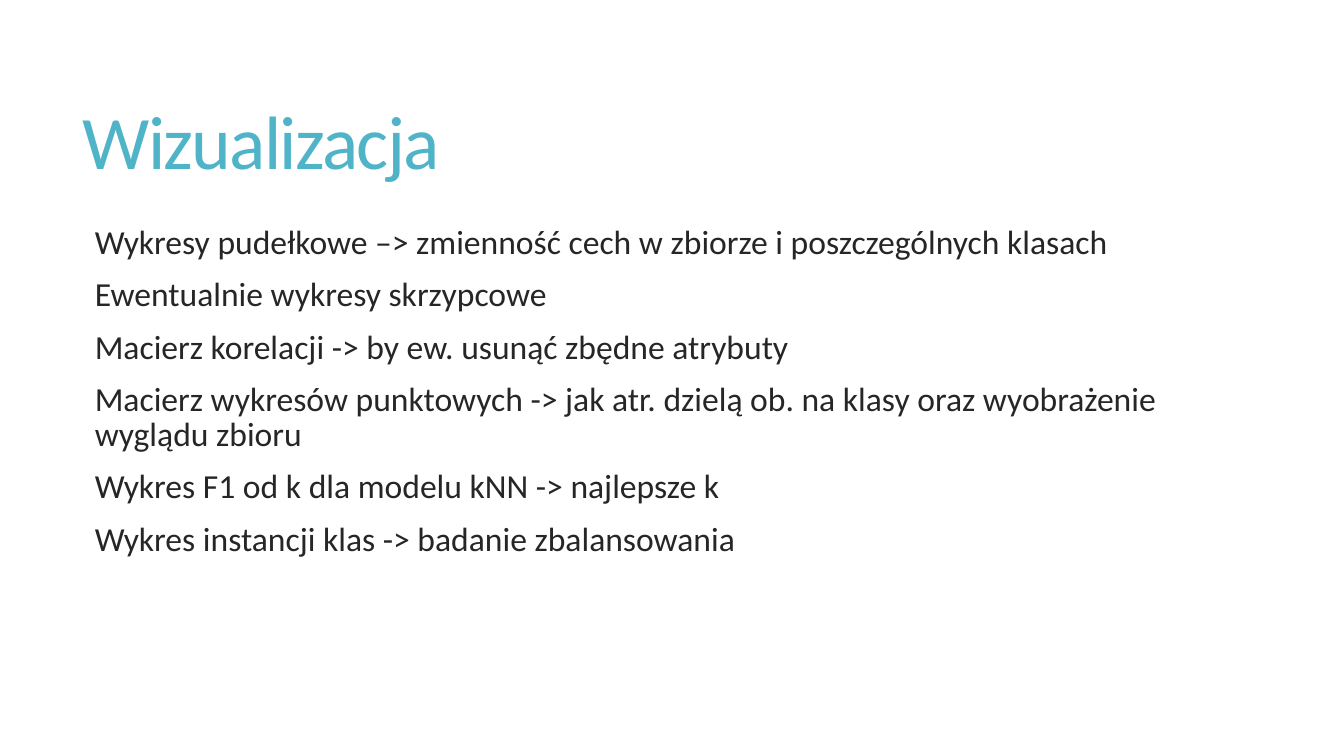
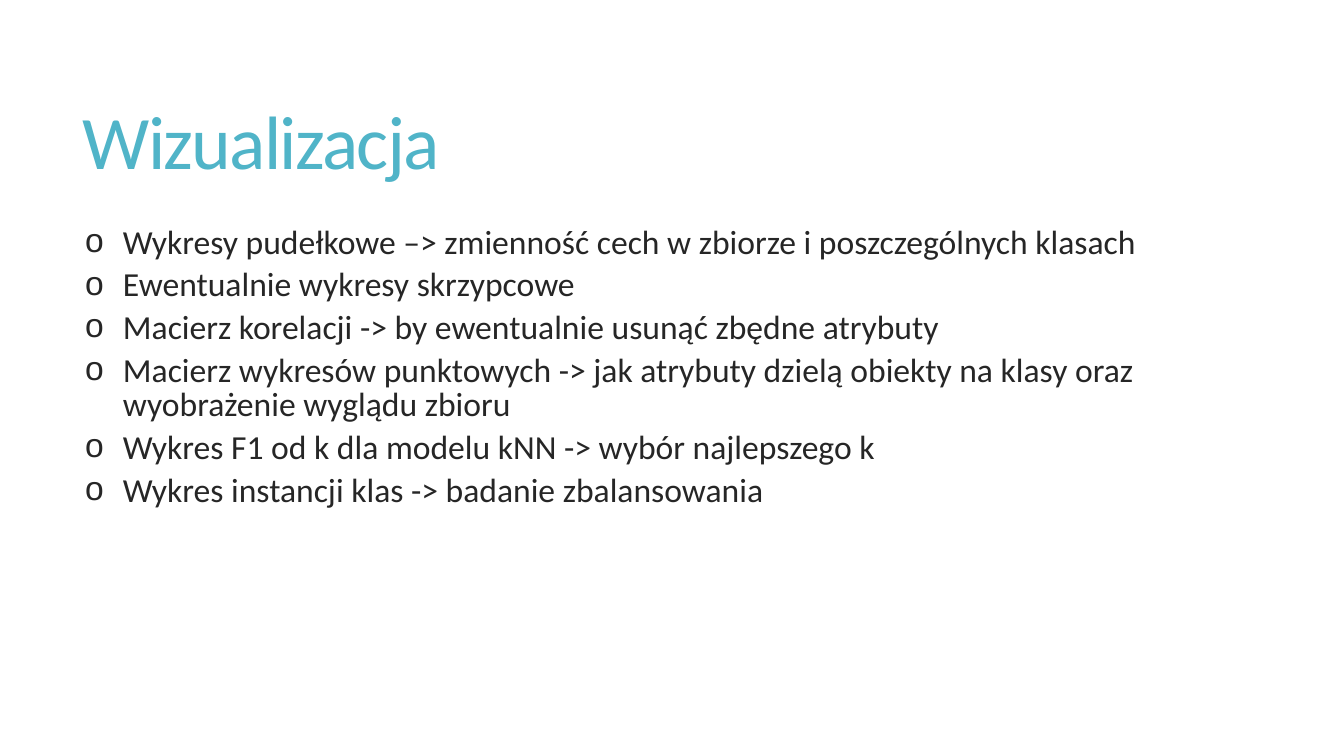
Before and after one commit to matlaczj/Glass-Classification-Project, a slide deck: slide 4 of Prezentacja.pptx. Drawn at 1344x756 pixels with LibreOffice and Linux fonts; fonts in the diff are those of the drawing. Boxes give left, top, right and bottom in pixels: in the first picture for what was removed or moved away, otherwise in the second. Text is boxed around its words. In the diff, an @@ line names an element or a change of style, - is before the commit and + after.

```diff
--- a/Prezentacja.pptx
+++ b/Prezentacja.pptx
@@ text at <box>123,230,1135,508</box>: bullet   to o; list level 1 to 2 in "Wykresy pudełkowe –> zmienność cech ..."; list level 1 to 2 in "Ewentualnie wykresy skrzypcowe"; list level 1 to 2 in "Wykres instancji klas -> badanie ..." @@
@@ text at <box>123,315,1133,465</box>: text changed @@
-  Macierz korelacji -> by ew. usunąć zbędne atrybuty
-  Macierz wykresów punktowych -> jak atr. dzielą ob. na klasy oraz wyobrażenie wyglądu zbioru
-  Wykres F1 od k dla modelu kNN -> najlepsze k
+  o Macierz korelacji -> by ewentualnie usunąć zbędne atrybuty
+  o Macierz wykresów punktowych -> jak atrybuty dzielą obiekty na klasy oraz wyobrażenie wyglądu zbioru
+  o Wykres F1 od k dla modelu kNN -> wybór najlepszego k
```
Also in this commit, not shown: 4 other slides changed.
